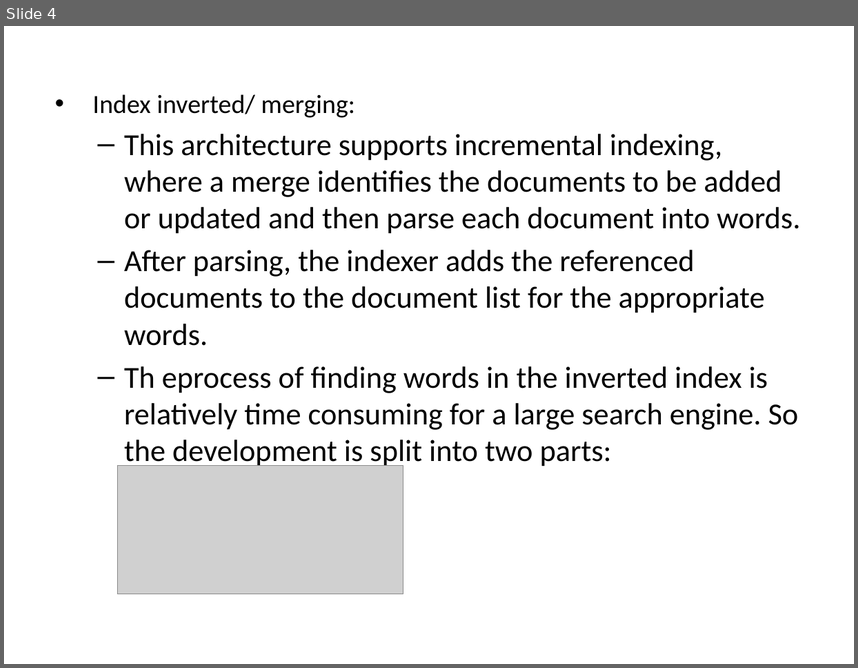
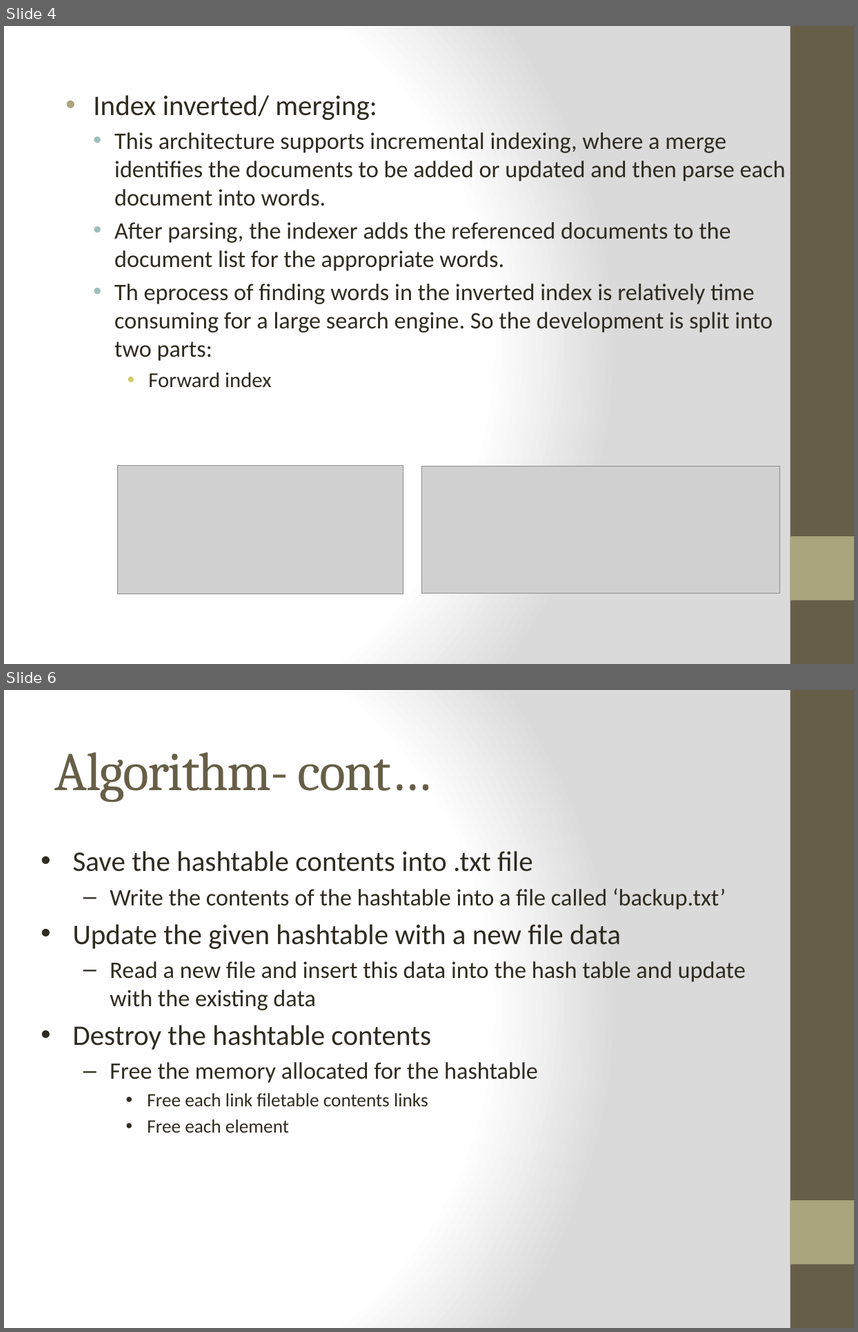
Before and after one commit to prashanthhn25/-emertxe, a slide deck: DataStructure/Project/Doc/Text Indexing.pptx. Shown one above the other, each under a label of ours: slide 4 before the commit, slides 4 and 6 after it; the slides between them are not shown. The pictures are 858x668 and 858x1332 pixels, drawn with LibreOffice and Linux fonts; fonts in the diff are those of the drawing; grey boxes stand for pictures. Boxes give left, top, right and bottom in pixels: in the first picture for what was removed or moved away, otherwise in the second. Text is boxed around its words. In the diff, an @@ line names an element or a change of style, - is before the commit and + after.

```diff
--- a/DataStructure/Project/Doc/Text Indexing.pptx
+++ b/DataStructure/Project/Doc/Text Indexing.pptx
@@ slide 6 added at [4, 690, 854, 1328], background gradient #FFFFFF to #DADADA; not listed: 2 template elements that a slide beside it also shows @@
@@ title added at [55, 752, 432, 802], 46 pt, text #675E47 @@
+Algorithm- cont…
@@ text added at [73, 851, 746, 1132], 20 pt, text #2F2B20 @@
+• Save the hashtable contents into .txt file
+  – Write the contents of the hashtable into a file called ‘backup.txt’
+• Update the given hashtable with a new file data
+  – Read a new file and insert this data into the hash table and update with the existing data
+• Destroy the hashtable contents
+  – Free the memory allocated for the hashtable
+    • Free each link filetable contents links
+    • Free each element
@@ slide 4 changed as well @@
@@ background #FFFFFF to gradient #FFFFFF to #DADADA @@
@@ rectangle added at [791, 26, 854, 664], fill #675E47 @@
@@ text "Index inverted/ merging:" at [93, 95, 786, 388]: size 22.2 to 24 pt in "Index inverted/ merging:"; text colour #000000 to #2F2B20, size 25.9 to 20 pt; size 22.2 to 18 pt in "Forward index"; indent changed; bullet – to •; less space between paragraphs @@
@@ picture added at [422, 466, 780, 593] @@
@@ rectangle added at [791, 536, 854, 600], fill #A9A57C @@
```
Also in this commit, not shown: 8 other slides changed, 1 other slide added, 12 slides removed, 33 other files.
